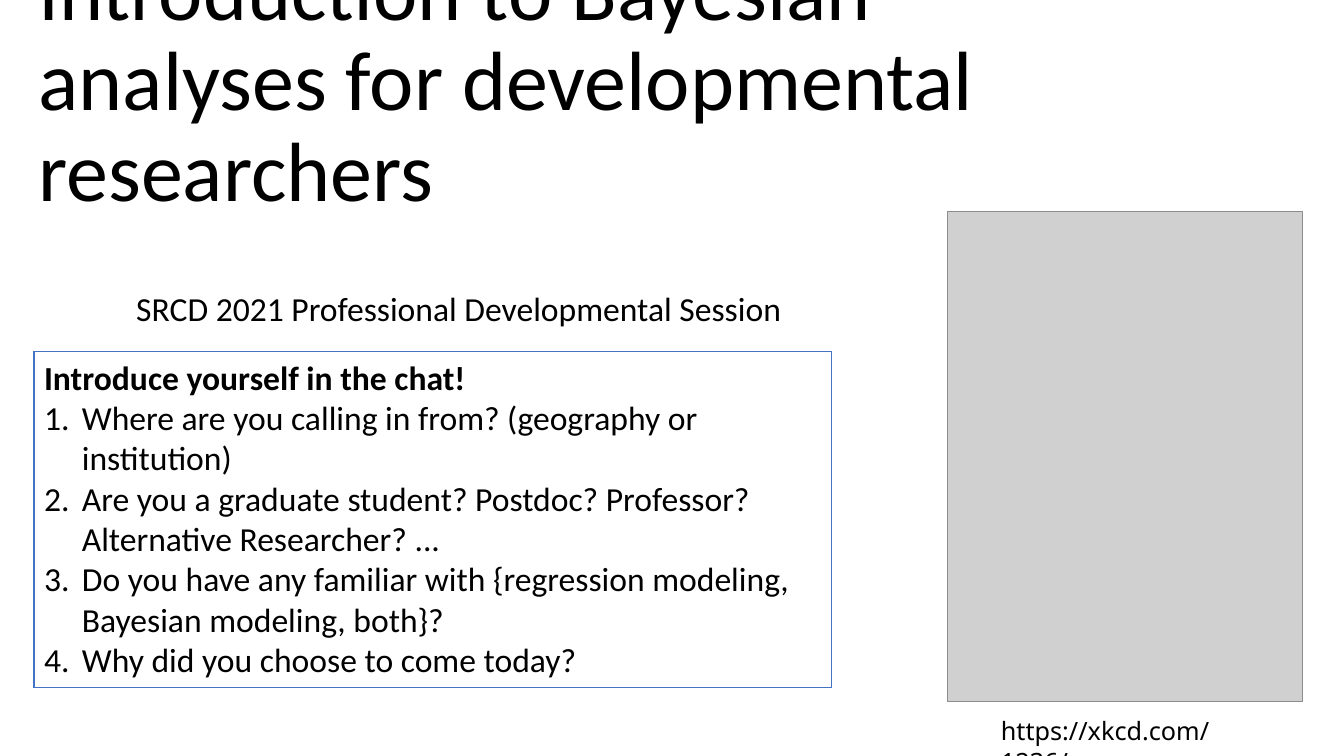
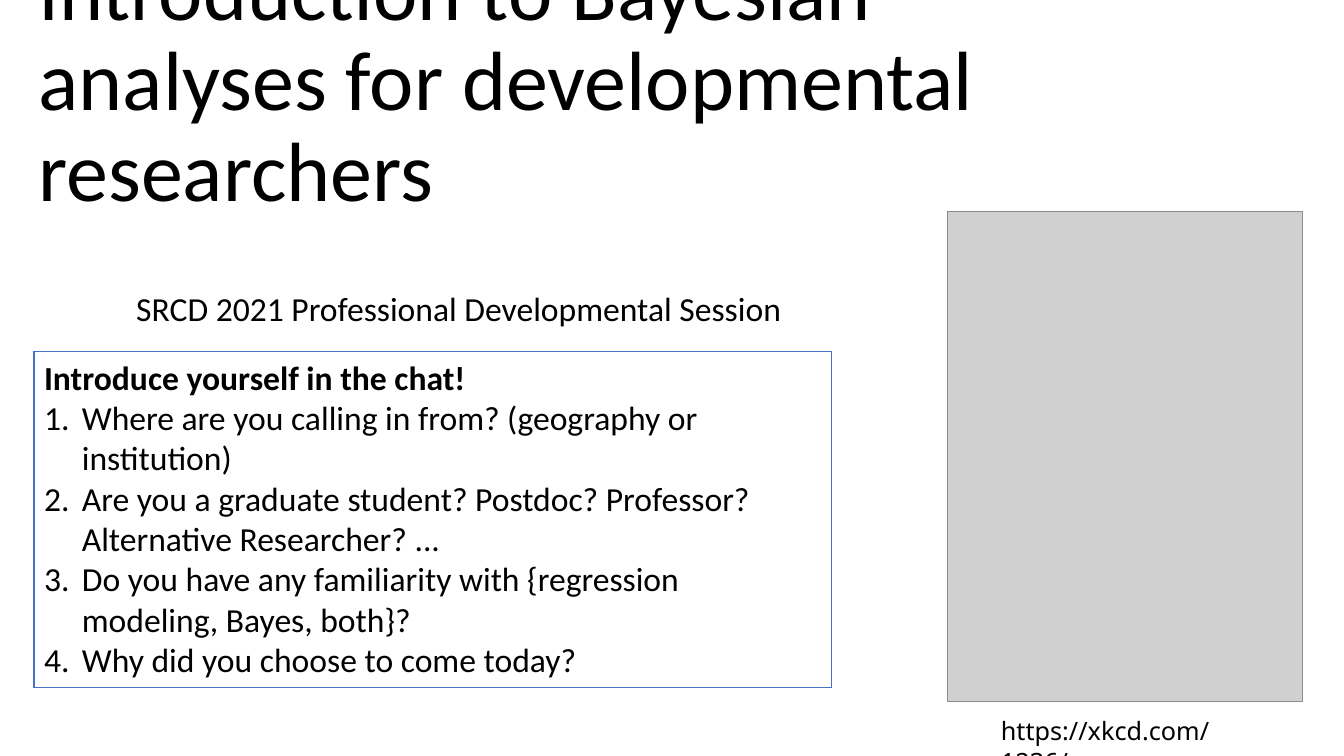
Before and after one commit to angelinetsui/srcd2021_bayesian, a slide deck: slide 1 of Intro_slides.pptx. Drawn at 1344x756 pixels with LibreOffice and Linux fonts; fonts in the diff are those of the drawing; grey boxes stand for pictures. Boxes give left, top, right and bottom in pixels: in the first picture for what was removed or moved away, otherwise in the second. Text is boxed around its words. In the diff, an @@ line names an element or a change of style, - is before the commit and + after.

Commit message:
tweaks

```diff
--- a/Intro_slides.pptx
+++ b/Intro_slides.pptx
@@ text in rectangle at [82,566,679,638]: text changed @@
-3. Do you have any familiar with {regression modeling, Bayesian modeling, both}?
+3. Do you have any familiarity with {regression modeling, Bayes, both}?
```
